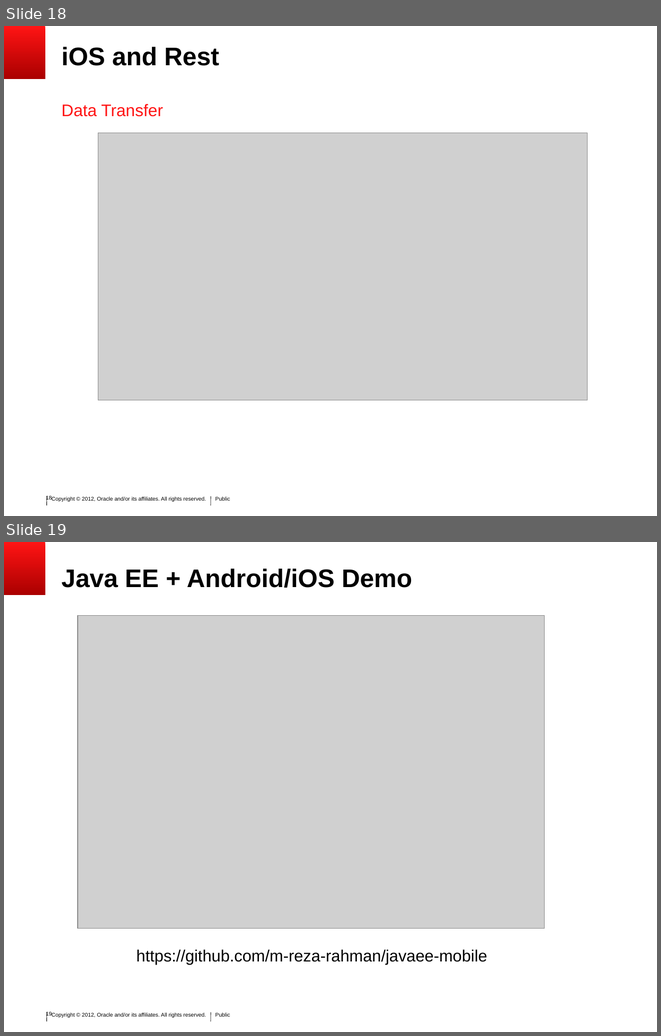
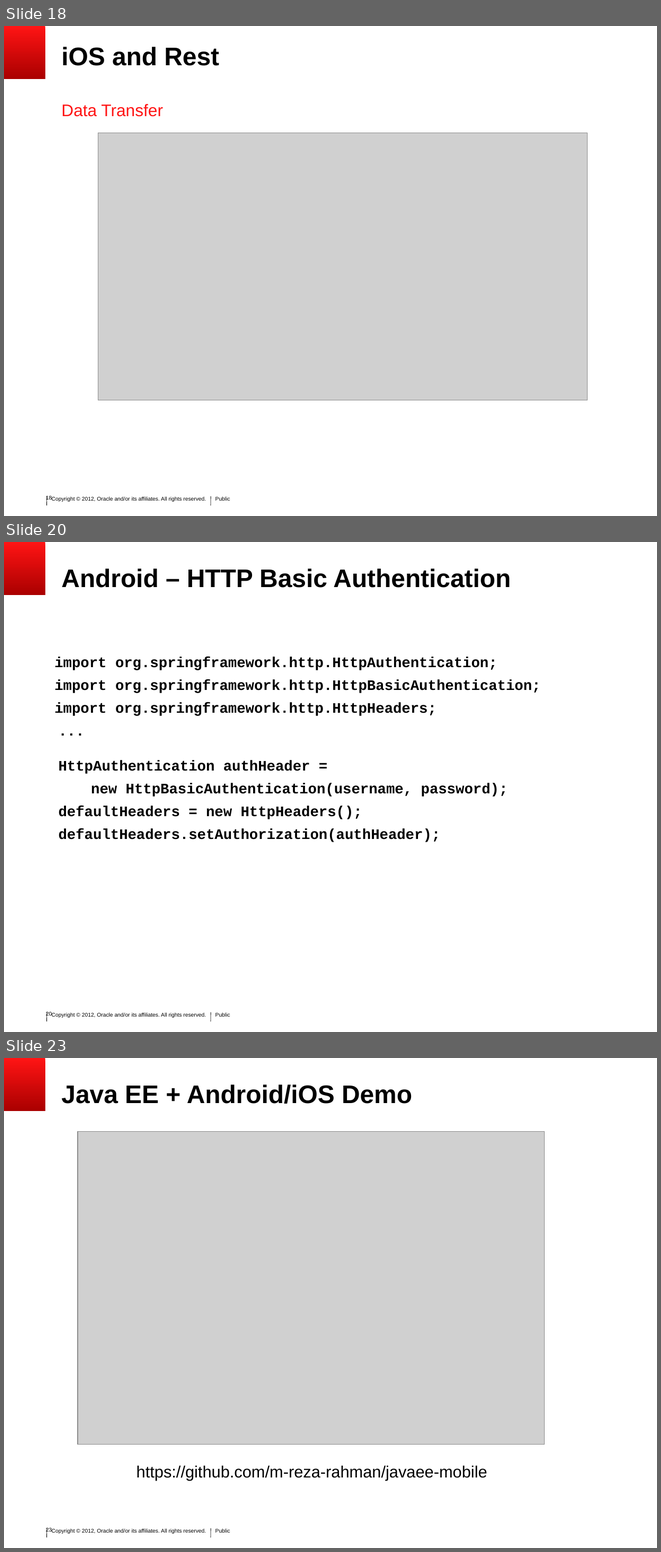
Before and after one commit to SoryBalde/javaee-mobile, a slide deck: javaee_mobile.ppt. Shown one above the other, each under a label of ours: slides 18 and 19 before the commit, slides 18, 20 and 23 after it; the slides between them are not shown. The pictures are 661x1036 and 661x1552 pixels, drawn with LibreOffice and Linux fonts; fonts in the diff are those of the drawing; grey boxes stand for pictures; background and template pictures are left out. Boxes give left, top, right and bottom in pixels: in the first picture for what was removed or moved away, otherwise in the second. Text is boxed around its words. In the diff, an @@ line names an element or a change of style, - is before the commit and + after.

Commit message:
added Android slides

```diff
--- a/javaee_mobile.ppt
+++ b/javaee_mobile.ppt
@@ slide 20 added at (4, 542, 657, 1032), background #FFFFFF; not listed: 6 template elements that a slide beside it also shows @@
@@ title added at (61, 568, 511, 588), 28 pt, text #000000, bold @@
+Android – HTTP Basic Authentication
@@ text added at (54, 656, 541, 842), 16 pt, text #000000, bold @@
+  import org.springframework.http.HttpAuthentication;
+  import org.springframework.http.HttpBasicAuthentication;
+  import org.springframework.http.HttpHeaders;
+...
+HttpAuthentication authHeader =
+new HttpBasicAuthentication(username, password);
+defaultHeaders = new HttpHeaders();
+defaultHeaders.setAuthorization(authHeader);
@@ what was slide 19 is now slide 23 @@
@@ page number at (46, 1528, 52, 1532): text changed @@
-19
+23
```
Also in this commit, not shown: 1 slide changed, 3 other slides added.
